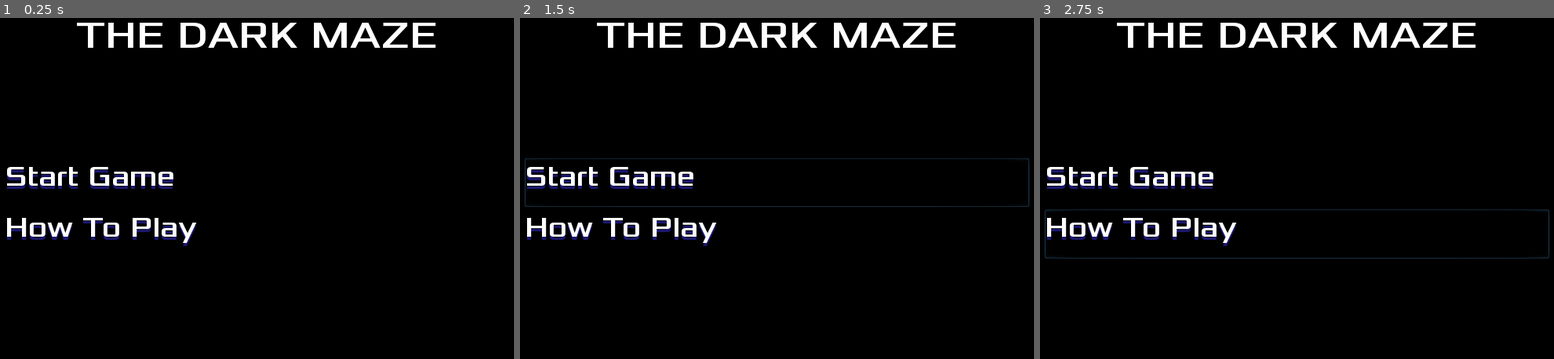
Above: before the commit, frames 1-3 (left to right).
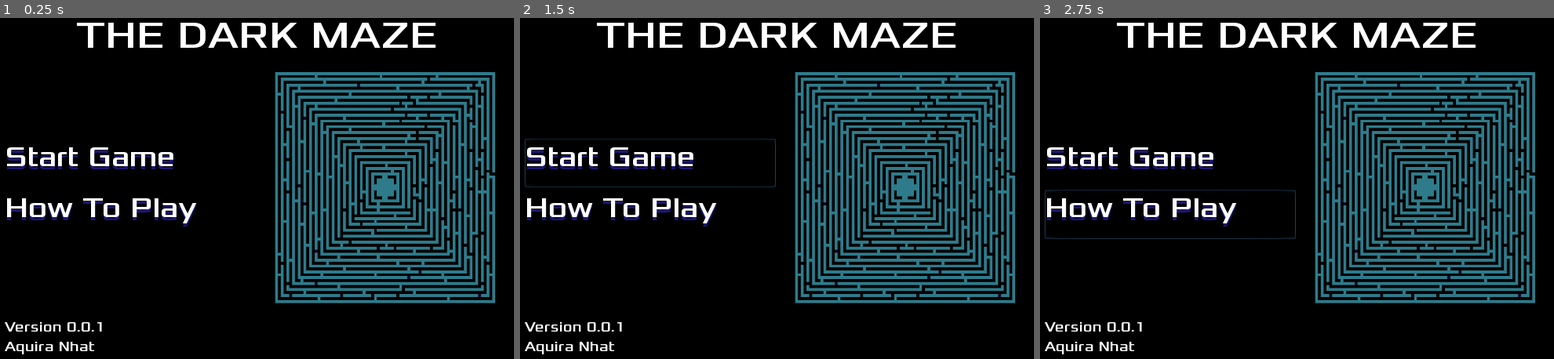
Above: after the commit, the same moments.

Repository: Nhat180/MazeGame
Game: Godot game, scene res://UI/Title screen/TitleScreen.tscn
Two runs of this game, one before a commit and one after it. Both use one fixed random seed, a clock stepped at 60 frames per second and the inputs below. This scene is started directly instead of the project's main scene.
Inputs:
- Up to frame 1 (0.25 s): no input
- Up to frame 2 (1.5 s): click "Start Game" at 0.5 s; click "Start Game" at 1.25 s
- Up to frame 3 (2.75 s): click "How To Play" at 2 s

The runs differ from the first frame. In frame 1, 22% of the frame differs, in the area x 0-97%, y 15-99%; in frame 2, 22%; in frame 3, 22%, in the area x 0-100%, y 15-99%.

Commit message:
UI complete

Diff:
--- a/UI/Title screen/TitleScreen.tscn
+++ b/UI/Title screen/TitleScreen.tscn
@@ -1,11 +1,16 @@
-[gd_scene load_steps=5 format=2]
+[gd_scene load_steps=7 format=2]
 
 [ext_resource path="res://Font/Xolonium-Regular.ttf" type="DynamicFontData" id=1]
 [ext_resource path="res://UI/Title screen/Button/GuideButton.tscn" type="PackedScene" id=2]
 [ext_resource path="res://UI/Title screen/Button/StartGameButton.tscn" type="PackedScene" id=3]
+[ext_resource path="res://logomaze.png" type="Texture" id=4]
 
 [sub_resource type="DynamicFont" id=1]
 size = 64
+font_data = ExtResource( 1 )
+
+[sub_resource type="DynamicFont" id=2]
+size = 24
 font_data = ExtResource( 1 )
 
 [node name="TitleScreen" type="Control"]
@@ -43,20 +48,42 @@
 [node name="CenterRow" type="HBoxContainer" parent="Menu"]
 margin_top = 82.0
 margin_right = 824.0
-margin_bottom = 560.0
+margin_bottom = 493.0
 size_flags_vertical = 3
 
 [node name="Buttons" type="VBoxContainer" parent="Menu/CenterRow"]
-margin_right = 824.0
-margin_bottom = 478.0
+margin_right = 410.0
+margin_bottom = 411.0
 size_flags_horizontal = 3
 size_flags_vertical = 3
 alignment = 1
 
 [node name="StartGame" parent="Menu/CenterRow/Buttons" instance=ExtResource( 3 )]
-margin_top = 157.0
-margin_bottom = 237.0
+margin_top = 123.0
+margin_right = 410.0
+margin_bottom = 203.0
 
 [node name="Guide" parent="Menu/CenterRow/Buttons" instance=ExtResource( 2 )]
-margin_top = 241.0
-margin_bottom = 321.0
+margin_top = 207.0
+margin_right = 410.0
+margin_bottom = 287.0
+
+[node name="CenterContainer" type="CenterContainer" parent="Menu/CenterRow"]
+margin_left = 414.0
+margin_right = 824.0
+margin_bottom = 411.0
+size_flags_horizontal = 3
+size_flags_vertical = 3
+
+[node name="TextureRect" type="TextureRect" parent="Menu/CenterRow/CenterContainer"]
+margin_right = 410.0
+margin_bottom = 411.0
+texture = ExtResource( 4 )
+
+[node name="Version" type="Label" parent="Menu"]
+margin_top = 497.0
+margin_right = 824.0
+margin_bottom = 560.0
+custom_fonts/font = SubResource( 2 )
+text = "Version 0.0.1
+Aquira Nhat"
Binary file added: logomaze.png
Not shown, added: logomaze.png.import
